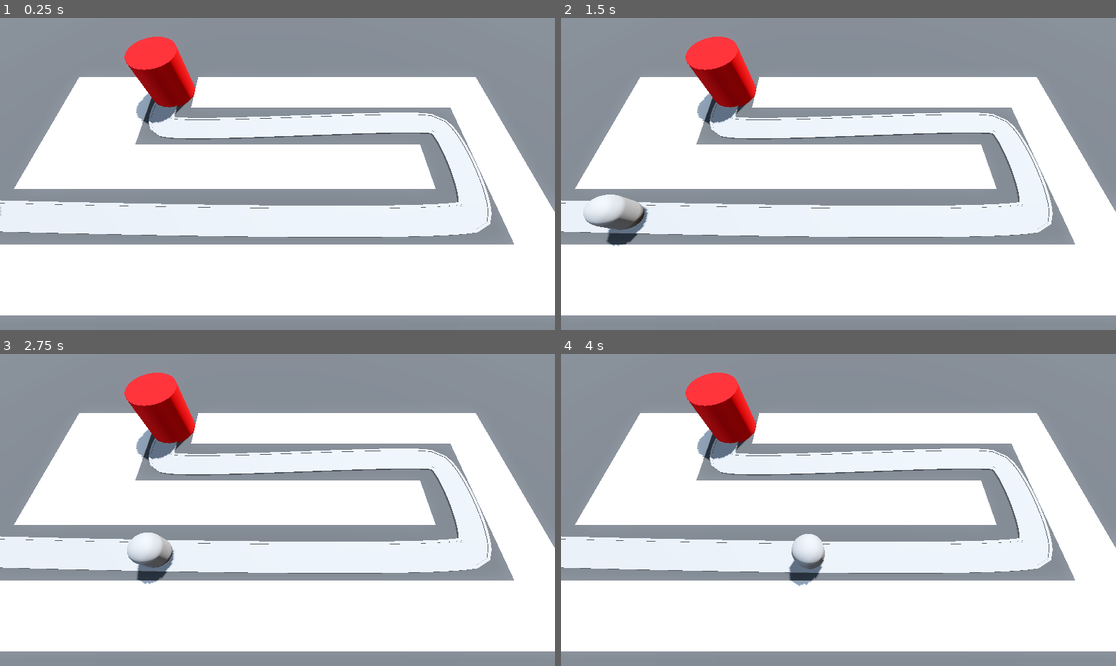
Above: before the commit, frames 1-4 (two rows, left to right).
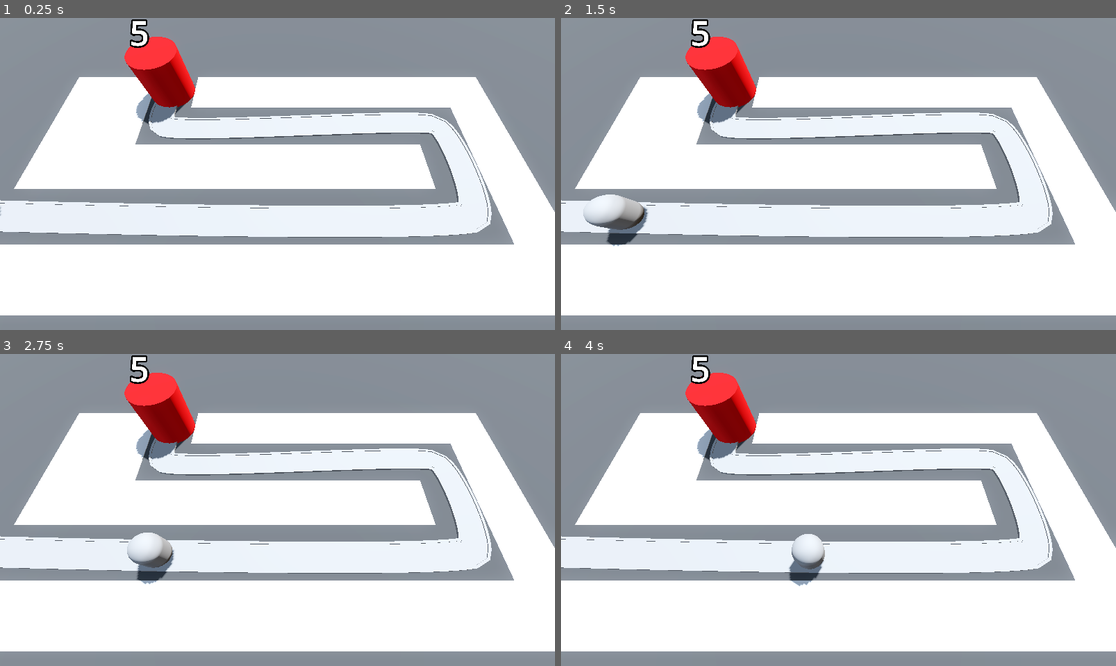
Above: after the commit, the same moments.

Repository: yubinex/barbarian-blaster
Game: Godot game, scene res://base_level.tscn
Same seed, same stepped clock (60 frames per second), same inputs: the game is played once before the commit and once after it.
Inputs:
- Up to frame 1 (0.25 s): no input
- Up to frame 2 (1.5 s): no input
- Up to frame 3 (2.75 s): no input
- Up to frame 4 (4 s): no input

The runs differ from the first frame. In frame 1, 0.2% of the frame differs, in the area x 23-27%, y 0-10%; in frame 2, 0.2%; in frame 3, 0.2%; in frame 4, 0.2%.

Commit message:
feat: Implement base health system and enemy deactivation
This commit introduces a health system for the base, allowing it to take damage and display its current health.
The base.gd script now includes a max_health export variable and a _ready function to initialize a Label3D with the base's health. The take_damage function has been updated to reduce max_health and refresh the Label3D display.
The base.tscn scene has been modified to include a Label3D node, which visually represents the base's health.
Additionally, the enemy.gd script has been updated to call set_process(false) after an enemy successfully deals damage to the base, effectively deactivating the enemy once its purpose is served.

Diff:
--- a/base/base.gd
+++ b/base/base.gd
@@ -1,5 +1,16 @@
 extends Node3D
 
 
+@export var max_health: int = 5
+
+@onready var label_3d: Label3D = $Label3D
+
+
+func _ready() -> void:
+	label_3d.text = str(max_health)
+
+
 func take_damage() -> void:
+	max_health -= 1
+	label_3d.text = str(max_health)
 	print("damage dealt to base")
--- a/base/base.tscn
+++ b/base/base.tscn
@@ -14,3 +14,10 @@
 height = 4.0
 sides = 32
 material = SubResource("StandardMaterial3D_5vx1e")
+
+[node name="Label3D" type="Label3D" parent="."]
+transform = Transform3D(1, 0, 0, 0, 1, 0, 0, 0, 1, 0, 5.5, 0)
+billboard = 1
+text = "max_health"
+font_size = 500
+outline_size = 100
--- a/enemy/enemy.gd
+++ b/enemy/enemy.gd
@@ -11,3 +11,4 @@
 	progress +=  delta * speed
 	if progress_ratio == 1.0:
 		base.take_damage()
+		set_process(false)
